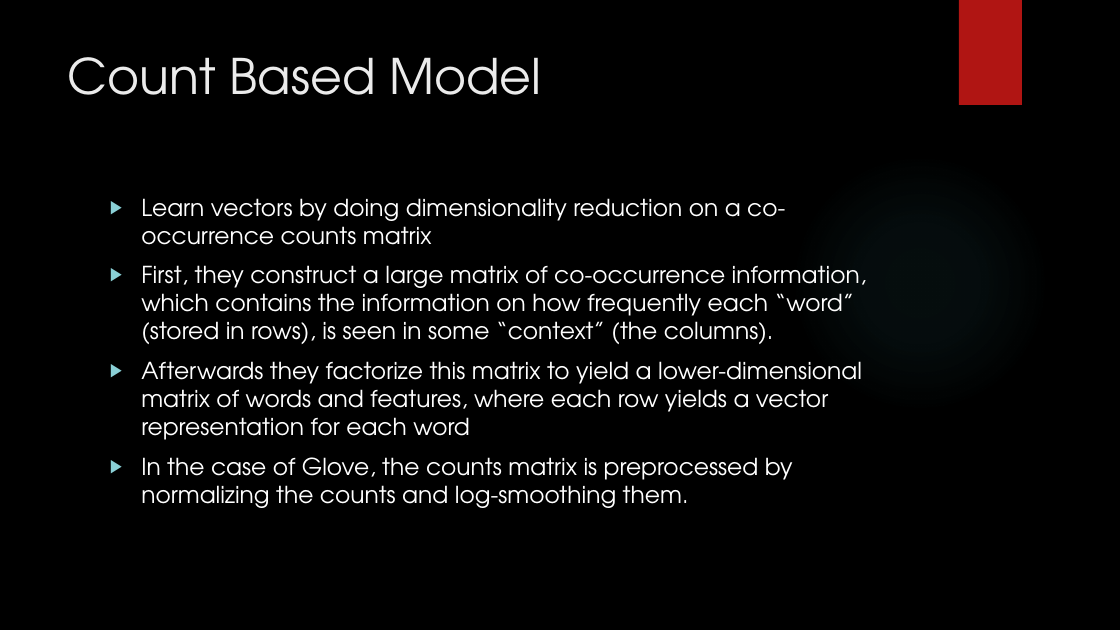
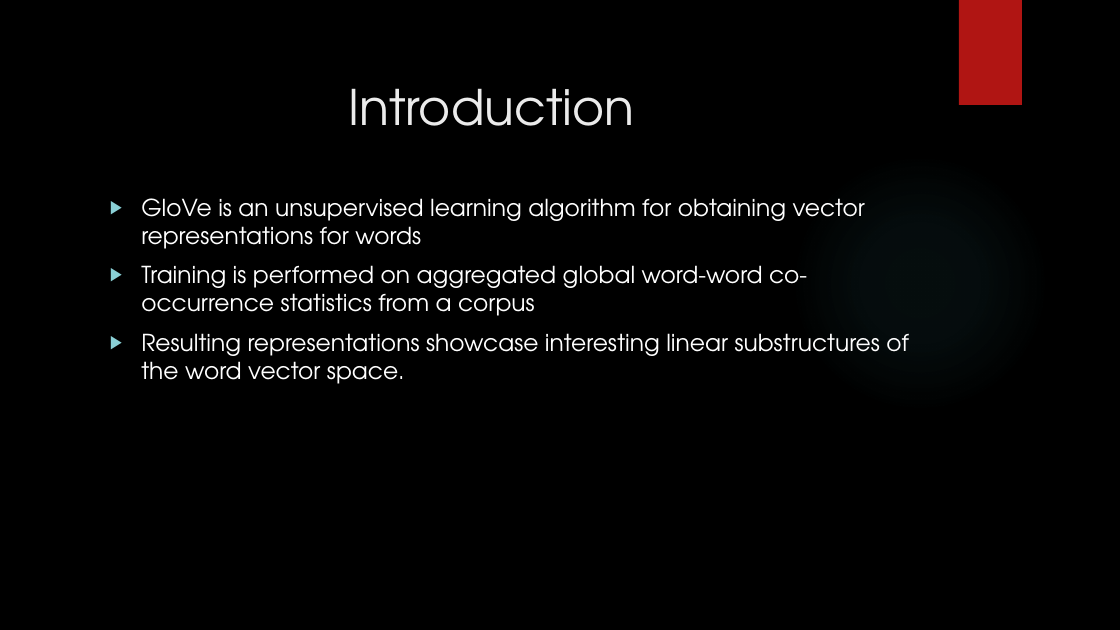
Before and after one commit to ThePiyushGupta/SarcasmTargetDetection, a slide deck: slide 2 of Presentation/Glove.pptx. Drawn at 1120x630 pixels with LibreOffice and Linux fonts; fonts in the diff are those of the drawing; background and template pictures are left out. Boxes give left, top, right and bottom in pixels: in the first picture for what was removed or moved away, otherwise in the second. Text is boxed around its words. In the diff, an @@ line names an element or a change of style, - is before the commit and + after.

```diff
--- a/Presentation/Glove.pptx
+++ b/Presentation/Glove.pptx
@@ title "Introduction" at (348,88,634,126): vertical alignment top to middle @@
@@ title at (348,88,634,126): text changed @@
-Count Based Model
+Introduction
@@ text at (141,198,909,384): text changed @@
-▶ Learn vectors by doing dimensionality reduction on a co-occurrence counts matrix
-▶ First, they construct a large matrix of co-occurrence information, which contains the information on how frequently each “word” (stored in rows), is seen in some “context” (the columns).
-▶ Afterwards they factorize this matrix to yield a lower-dimensional matrix of words and features, where each row yields a vector representation for each word
-▶ In the case of Glove, the counts matrix is preprocessed by normalizing the counts and log-smoothing them.
+▶ GloVe is an unsupervised learning algorithm for obtaining vector representations for words
+▶ Training is performed on aggregated global word-word co-occurrence statistics from a corpus
+▶ Resulting representations showcase interesting linear substructures of the word vector space.
```
Also in this commit, not shown: 4 other slides changed, 4 slides added, 1 slide removed, 5 other files.
